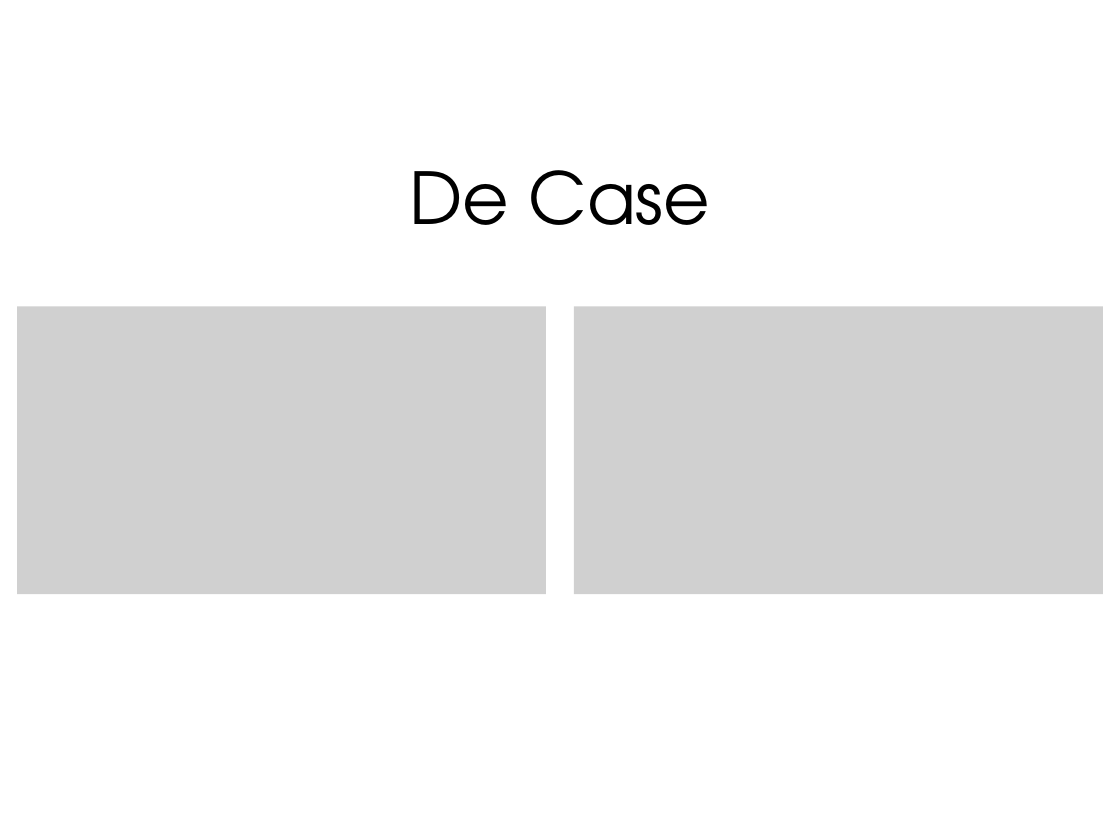
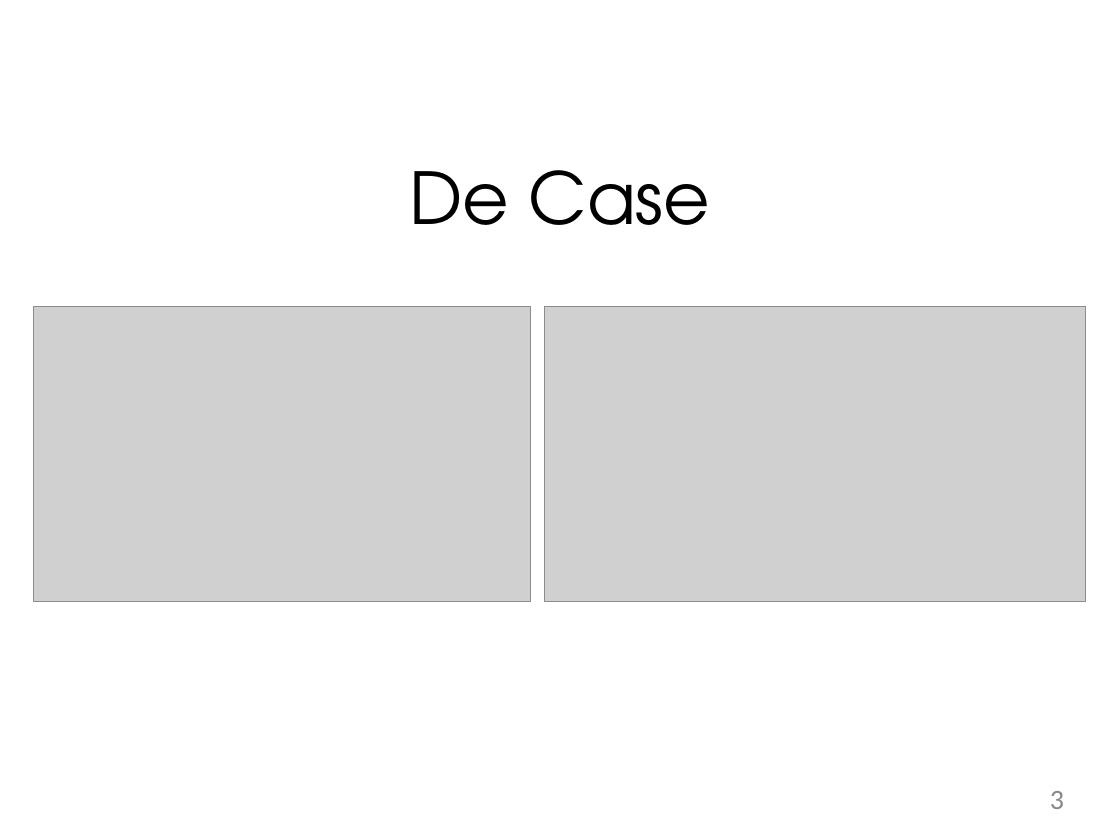
Before and after one commit to ekgorter/-c0ffee, a slide deck: slide 3 of Presentatie 3 Kaartkleuren.pptx. Drawn at 1120x840 pixels with LibreOffice and Linux fonts; fonts in the diff are those of the drawing; grey boxes stand for pictures; background and template pictures are left out. Boxes give left, top, right and bottom in pixels: in the first picture for what was removed or moved away, otherwise in the second. Text is boxed around its words. In the diff, an @@ line names an element or a change of style, - is before the commit and + after.

```diff
--- a/Presentatie 3 Kaartkleuren.pptx
+++ b/Presentatie 3 Kaartkleuren.pptx
@@ picture: place and size @@
-picture at bbox=[17, 307, 545, 595]
+picture at bbox=[34, 307, 531, 601]
@@ picture: place and size @@
-picture at bbox=[573, 307, 1102, 595]
+picture at bbox=[544, 307, 1085, 601]
@@ page number added at bbox=[1050, 791, 1064, 809], 18 pt, text #888888 @@
+3
```
Also in this commit, not shown: 13 other slides changed, 6 slides added, 2 slides removed.
